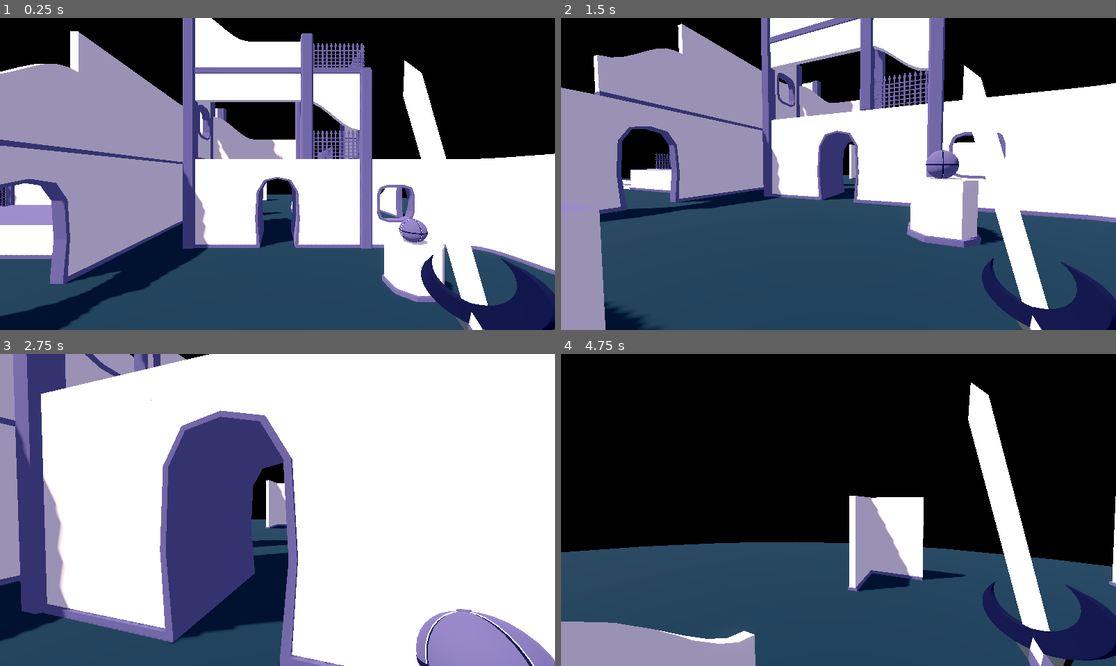
Above: before the commit, frames 1-4 (two rows, left to right).
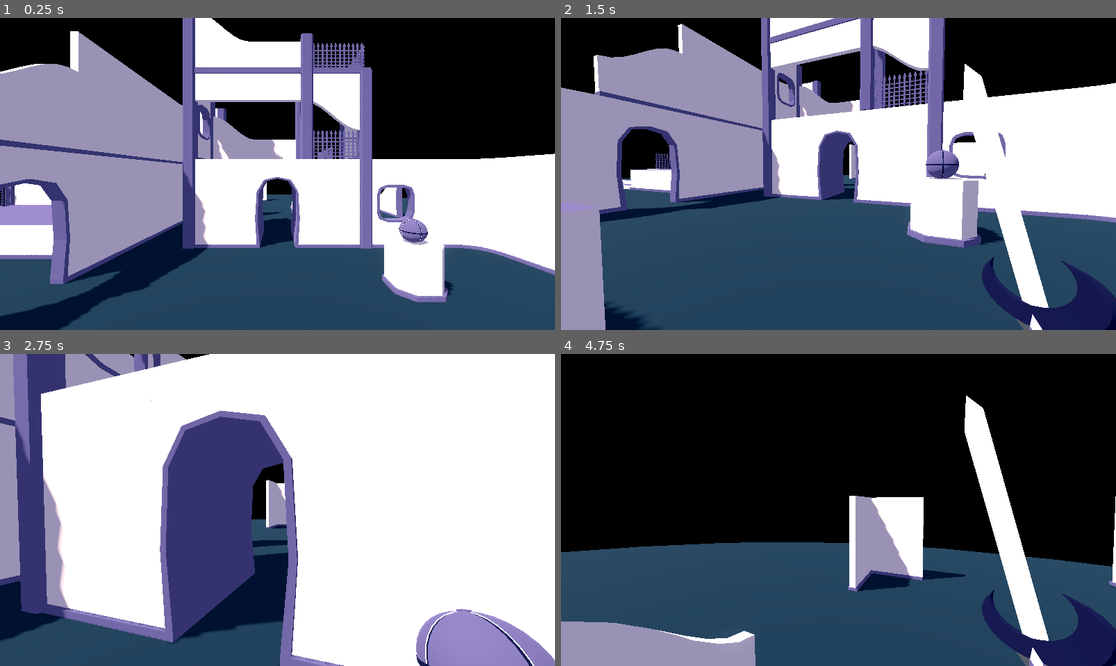
Above: after the commit, the same moments.

Repository: CANSLP/vfx-suite
Game: Godot game, scene res://scenes/test_scene.tscn
The game is run twice, just before and just after one commit, with the same random seed, the same clock (stepped at 60 frames per second) and the same inputs.
Inputs (mouse positions are in pixels of both pictures, inside the frame that each line leads up to):
- Up to frame 1 (0.25 s): no input
- Up to frame 2 (1.5 s): tap Enter at 0.5 s; move the mouse to (960, 158) at 0.52 s; press the mouse at (960, 158) at 0.53 s; hold D (rightward) 0.53-1.28 s; tap Space (jump) at 0.77, 1.07 s; tap Shift (crouch) at 0.8, 1.35 s; move the mouse to (810, 174) at 1.27 s; release the mouse at (810, 174) at 1.28 s; hold W (forward) from 1.28 s (still down)
- Up to frame 3 (2.75 s): keep holding W (forward); tap Space (jump) at 1.52, 1.82 s; tap 1 (hand_1) at 1.55 s; move the mouse to (288, 503) at 2.02 s; hold 1 (hand_1) from 2.03 s (still down); tap 2 (hand_2) at 2.3 s
- Up to frame 4 (4.75 s): keep holding W (forward); move the mouse to (832, 516) at 2.77 s; release 1 (hand_1) at 2.78 s; tap 2 (hand_2) at 2.85 s; tap Space (jump) at 3.02, 3.32, 3.77, 4.07, 4.52 s; tap 3 (hand_3) at 3.05 s; move the mouse to (877, 513) at 3.52 s; hold 3 (hand_3) 3.53-4.28 s; tap E (hand_scroll+) at 3.8, 4.35 s; move the mouse to (794, 506) at 4.27 s; tap Q (hand_scroll-) at 4.55 s

The runs differ from the first frame. In frame 1, 4.8% of the frame differs, in the area x 72-100%, y 13-100%; in frame 2, 0.3%; in frame 3, less than 0.1%; in frame 4, 3.3%.

Commit message:
focus, bobbing, scrolling

Diff:
--- a/project.godot
+++ b/project.godot
@@ -72,11 +72,13 @@
 hand_scroll+={
 "deadzone": 0.5,
 "events": [Object(InputEventKey,"resource_local_to_scene":false,"resource_name":"","device":-1,"window_id":0,"alt_press …(192 unchanged characters)…
+, Object(InputEventMouseButton,"resource_local_to_scene":false,"resource_name":"","device":-1,"window_id":0,"alt_pressed":false,"shift_pressed":false,"ctrl_pressed":false,"meta_pressed":false,"button_mask":0,"position":Vector2(0, 0),"global_position":Vector2(0, 0),"factor":1.0,"button_index":4,"canceled":false,"pressed":false,"double_click":false,"script":null)
 ]
 }
 hand_scroll-={
 "deadzone": 0.5,
 "events": [Object(InputEventKey,"resource_local_to_scene":false,"resource_name":"","device":-1,"window_id":0,"alt_press …(192 unchanged characters)…
+, Object(InputEventMouseButton,"resource_local_to_scene":false,"resource_name":"","device":-1,"window_id":0,"alt_pressed":false,"shift_pressed":false,"ctrl_pressed":false,"meta_pressed":false,"button_mask":0,"position":Vector2(0, 0),"global_position":Vector2(0, 0),"factor":1.0,"button_index":5,"canceled":false,"pressed":false,"double_click":false,"script":null)
 ]
 }
 hand_1={
--- a/scripts/player.gd
+++ b/scripts/player.gd
@@ -66,16 +66,20 @@
 			var walk_angle = atan2(walk_vector.y,walk_vector.x)
 			state.linear_velocity += Vector3(-cos(front_angle+walk_angle)*walk_speed*(1-crouch*0.5),0,sin(front_angle+walk_angle)*walk_speed*(1-crouch*0.5))
 			stick = false
-			walk_bob += (1.0-walk_bob)*0.1
+			if on_ground:
+				walk_bob += (1.0-walk_bob)*0.1
 		else:
 			walk_bob += (0.0-walk_bob)*0.2
 
-		#add jump force
-		if(kJUMP):
-			if(on_ground&&crouch<0.5):
-				stick = false
-				state.linear_velocity.y = jump_power
-				$sfx_jump.play()
+		if(on_ground):
+			#add jump force
+			if(kJUMP):
+				if(crouch<0.5):
+					stick = false
+					state.linear_velocity.y = jump_power
+					$sfx_jump.play()
+		else:
+			walk_bob += (0.0-walk_bob)*0.2
 
 	state.linear_velocity += Vector3(0,-gravity,0) #gravity
 
@@ -149,6 +153,10 @@
 
 	#walk bob
 	$camera/hand.walk_bob = walk_bob
+	if has_focus:
+		$camera/hand.down += (0.0-$camera/hand.down)*delta*15.0
+	else:
+		$camera/hand.down += (1.0-$camera/hand.down)*delta*15.0
 
 	#get the mouse target
 	get_target()
@@ -216,6 +224,7 @@
 		#get_tree().quit()
 		Input.mouse_mode = Input.MOUSE_MODE_VISIBLE
 		has_focus = false
+		$camera/hand.stop_actions()
 	if event.is_action_pressed("forward"):
 		kFORWARD = true
 	if event.is_action_released("forward"):
--- a/scripts/player_hand.gd
+++ b/scripts/player_hand.gd
@@ -28,6 +28,8 @@
 
 var time = 0
 
+var down = 0.0
+
 func _ready():
 	update_hand()
 	update_watch = true
@@ -35,7 +37,7 @@
 	$sword.rotation_degrees = sword_rot
 
 func _input(event):
-	if event.is_action_pressed("click"):
+	if event.is_action_pressed("click") and player.has_focus:
 		match(hand_item):
 			Items.BOMB:
 				throw_bomb()
@@ -53,29 +55,28 @@
 				stop_wand()
 	if event.is_action_pressed("hand_scroll+"):
 		hand_item += 1
-		unswing_sword()
-		stop_wand()
+		stop_actions()
 	if event.is_action_pressed("hand_scroll-"):
 		hand_item -= 1
-		unswing_sword()
-		stop_wand()
+		stop_actions()
 	if event.is_action_pressed("hand_1"):
 		hand_item = 0
-		unswing_sword()
-		stop_wand()
+		stop_actions()
 	if event.is_action_pressed("hand_2"):
 		hand_item = 1
-		unswing_sword()
-		stop_wand()
+		stop_actions()
 	if event.is_action_pressed("hand_3"):
 		hand_item = 2
-		unswing_sword()
-		stop_wand()
+		stop_actions()
+
+func stop_actions():
+	unswing_sword()
+	stop_wand()
 
 func _process(delta):
 	time += delta
 	rotation_degrees.z = sin(time*15.0)*walk_bob*2.5-20
-	position.y = sin(time*15.0)*walk_bob*0.025-0.3
+	position.y = sin(time*15.0)*walk_bob*0.025-0.3-down
 	$sword.rotation_degrees = lerp($sword.rotation_degrees,sword_rot,delta*30)
 	if $wand.shooting:
 		shoot_wand()
